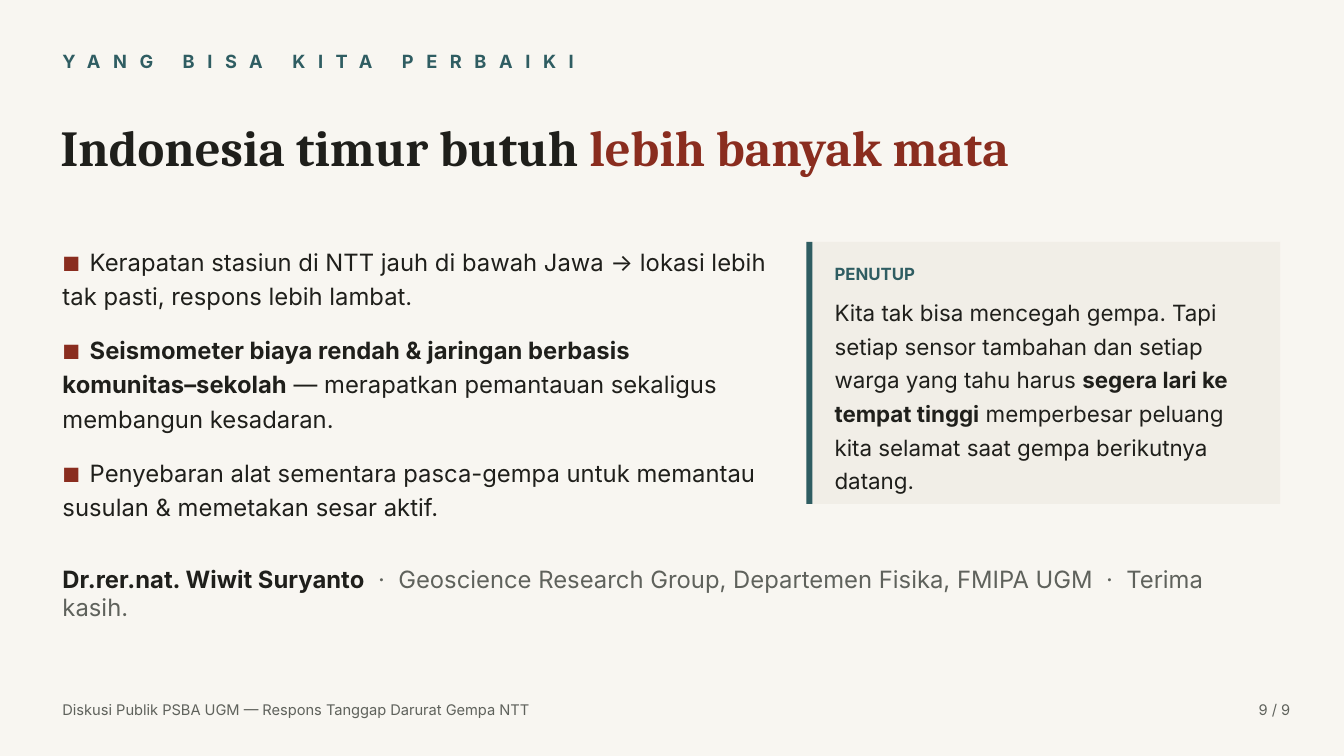
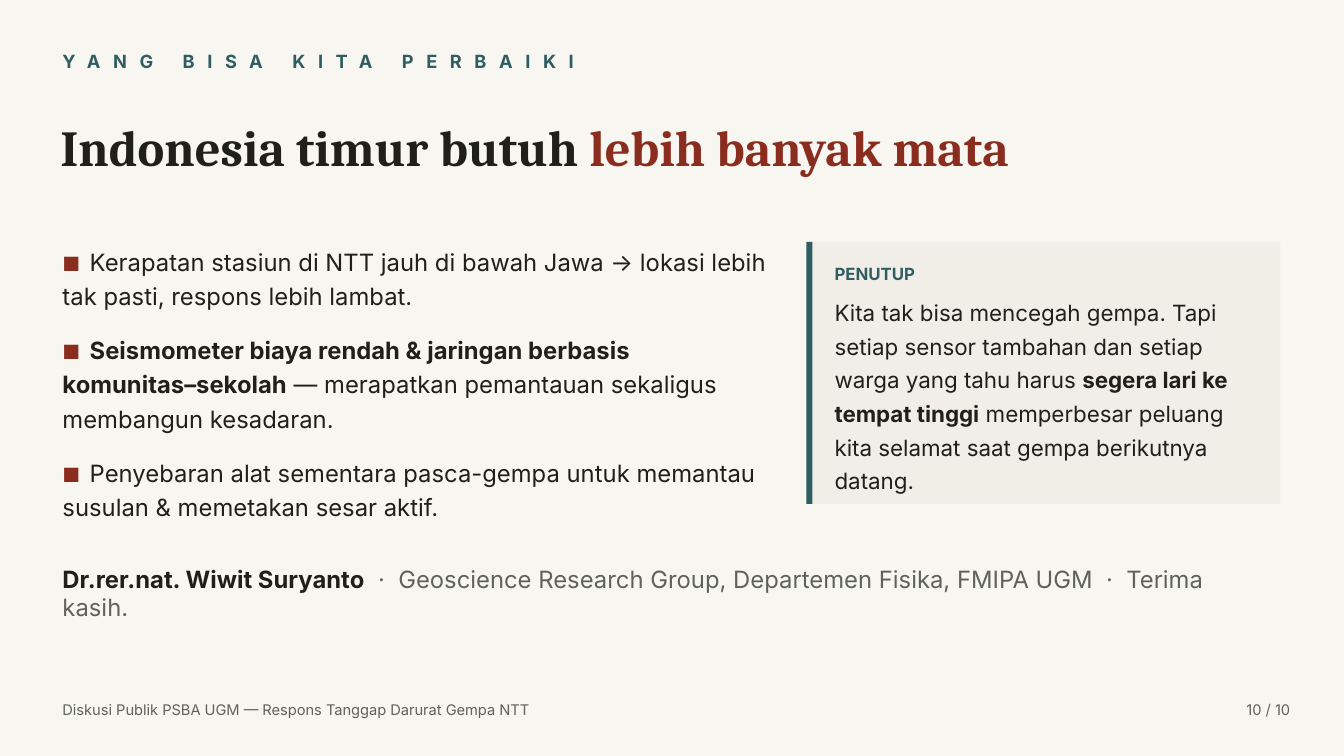
Before and after one commit to maswiet/maswiet.github.io, a slide deck: slide 10 of .design/design-system/elegant-minimalist/outputs/talk-flores-2026/Diskusi_Publik_Gempa_Flores_2026_Wiwit_Suryanto.pptx (slide 9 before the commit). Drawn at 1344x756 pixels with LibreOffice and Linux fonts; fonts in the diff are those of the drawing. Boxes give left, top, right and bottom in pixels: in the first picture for what was removed or moved away, otherwise in the second. Text is boxed around its words. In the diff, an @@ line names an element or a change of style, - is before the commit and + after.

```diff
--- a/.design/design-system/elegant-minimalist/outputs/talk-flores-2026/Diskusi_Publik_Gempa_Flores_2026_Wiwit_Suryanto.pptx
+++ b/.design/design-system/elegant-minimalist/outputs/talk-flores-2026/Diskusi_Publik_Gempa_Flores_2026_Wiwit_Suryanto.pptx
@@ text at <box>1246,704,1290,715</box>: text changed @@
-9 / 9
+10 / 10
```
Also in this commit, not shown: 8 other slides changed, 1 slide added, 8 other files.
